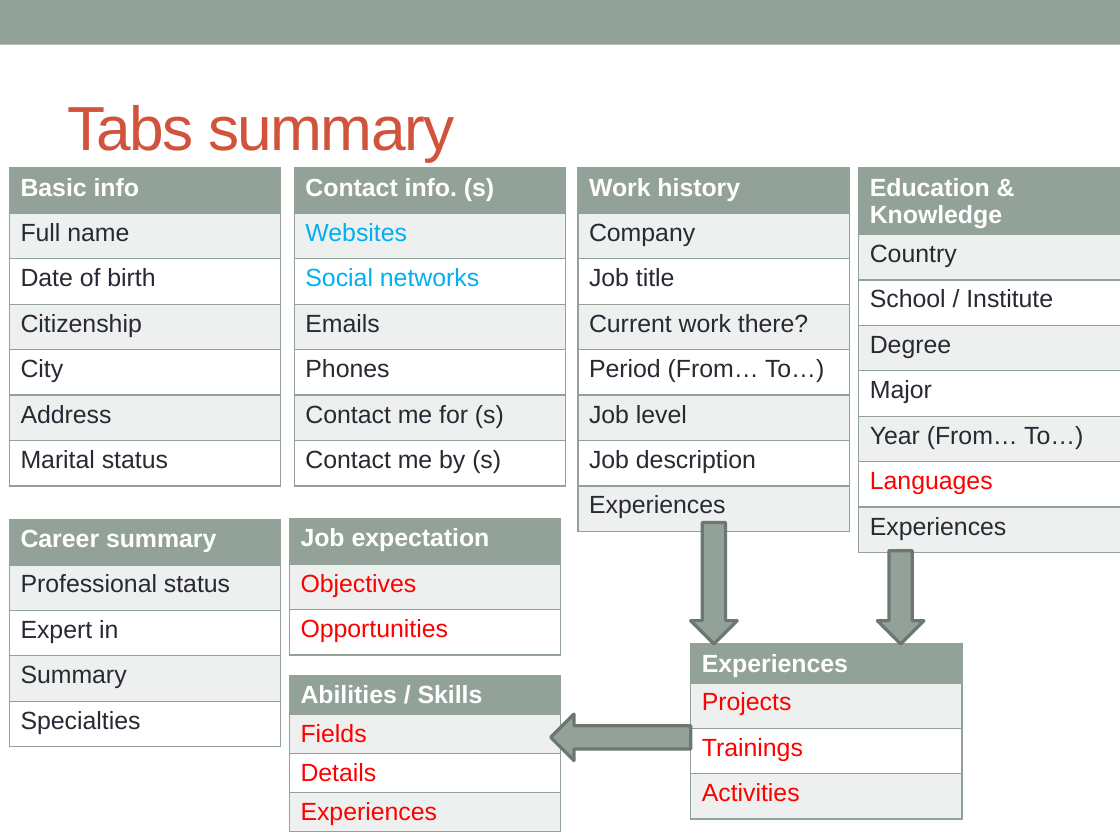
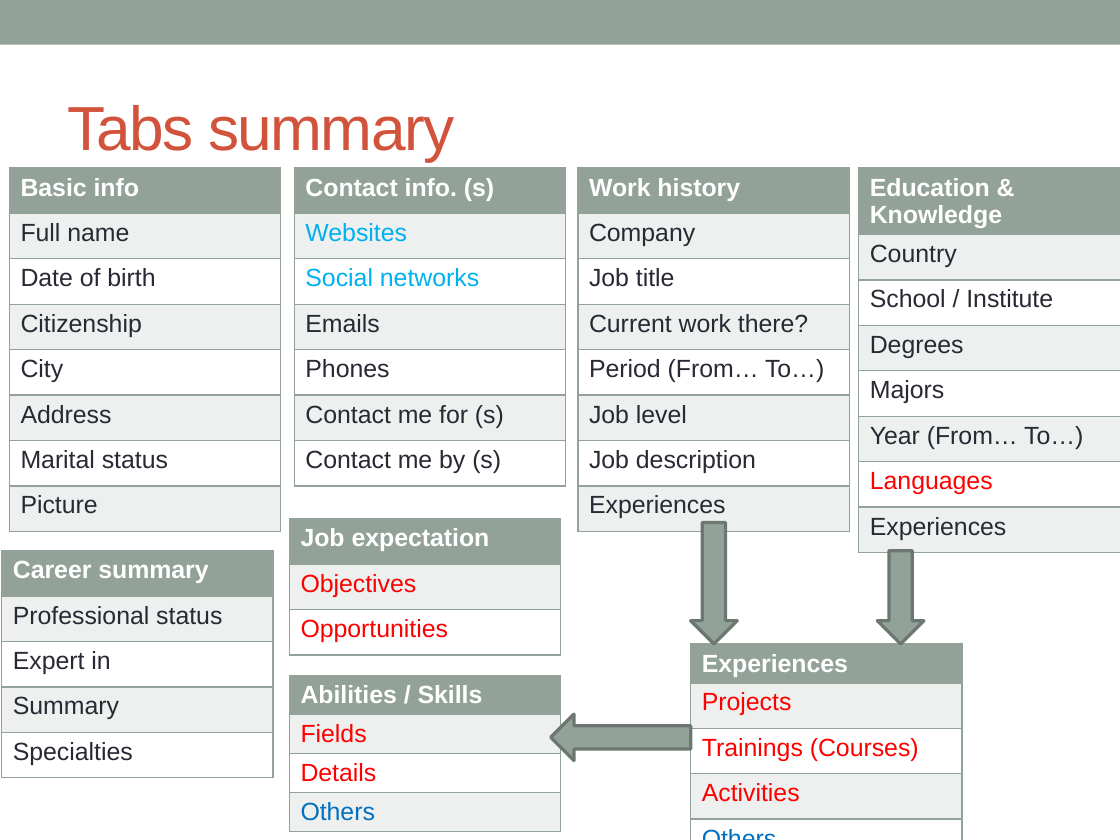
Before and after one commit to khanhduy94/jobzoom, a slide deck: slide 3 of Documents/Requirements/Job seeker Profiles Analysis.pptx. Drawn at 1120x840 pixels with LibreOffice and Linux fonts; fonts in the diff are those of the drawing. Boxes give left, top, right and bottom in pixels: in the first picture for what was removed or moved away, otherwise in the second. Text is boxed around its words. In the diff, an @@ line names an element or a change of style, - is before the commit and + after.

```diff
--- a/Documents/Requirements/Job seeker Profiles Analysis.pptx
+++ b/Documents/Requirements/Job seeker Profiles Analysis.pptx
@@ table at box(9, 168, 280, 531) @@
+row 8: Picture
@@ table at box(859, 168, 1120, 557) @@
-row 4, column 1: Degree
+row 4, column 1: Degrees
-row 5, column 1: Major
+row 5, column 1: Majors
@@ table: place and size @@
-table at box(9, 520, 280, 747)
+table at box(2, 551, 273, 778)
@@ table at box(691, 644, 962, 840) @@
-row 3, column 1: Trainings
+row 3, column 1: Trainings (Courses)
+row 5: Others
@@ table at box(289, 675, 560, 840) @@
-row 4, column 1: Experiences
+row 4, column 1: Others
```
Also in this commit, not shown: 1 other slide changed.
